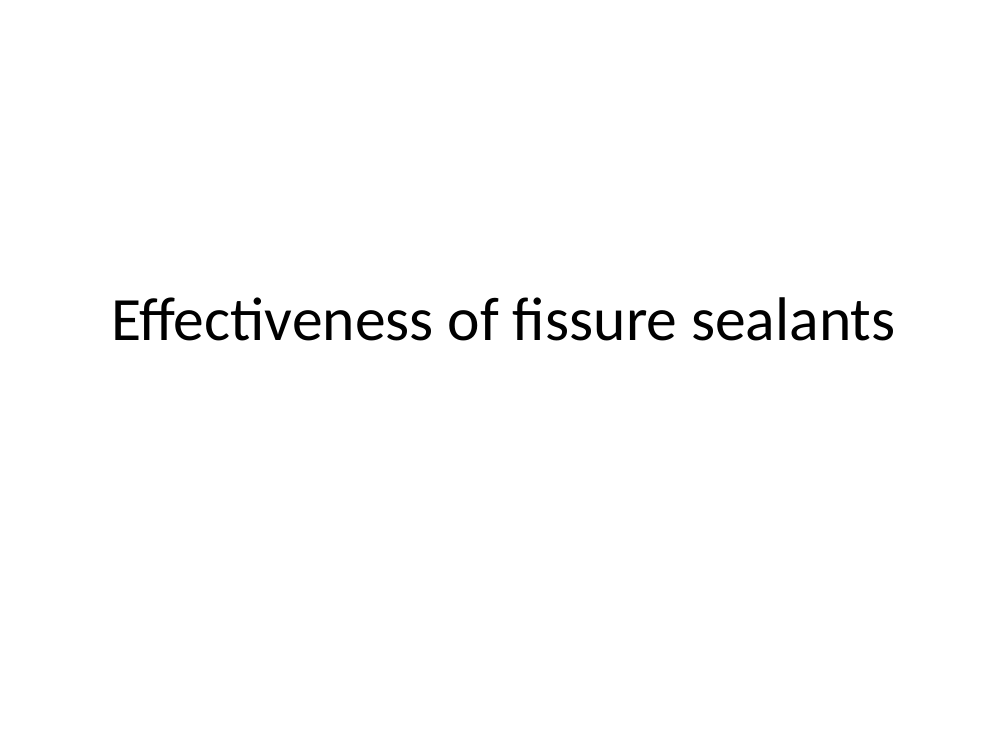
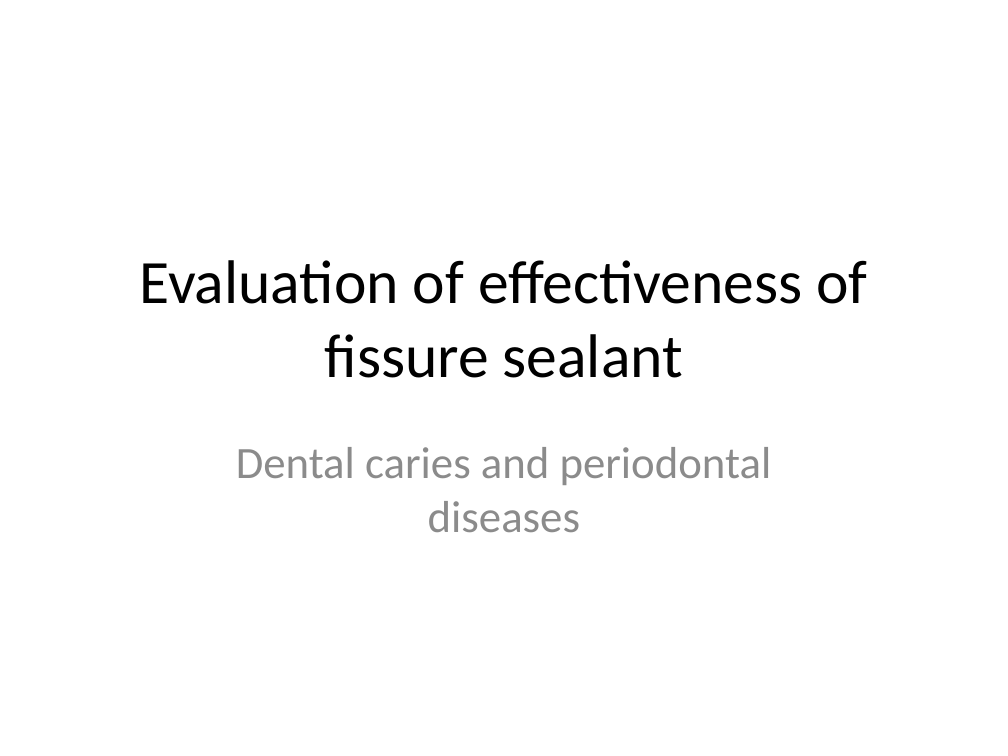
Before and after one commit to 2waybene/mixturemodel, a slide deck: slide 1 of BeijingMeeting/fissure_sealant.pptx. Drawn at 1008x756 pixels with LibreOffice and Linux fonts; fonts in the diff are those of the drawing. Boxes give left, top, right and bottom in pixels: in the first picture for what was removed or moved away, otherwise in the second. Text is boxed around its words. In the diff, an @@ line names an element or a change of style, - is before the commit and + after.

```diff
--- a/BeijingMeeting/fissure_sealant.pptx
+++ b/BeijingMeeting/fissure_sealant.pptx
@@ title at (139,260,867,378): text changed @@
-Effectiveness of fissure sealants
+Evaluation of effectiveness of fissure sealant
@@ subtitle added at (236,447,772,532), 32 pt, text #8C8C8C @@
+Dental caries and periodontal diseases
```
Also in this commit, not shown: 1 other slide changed, 9 slides added, 8 other files.
